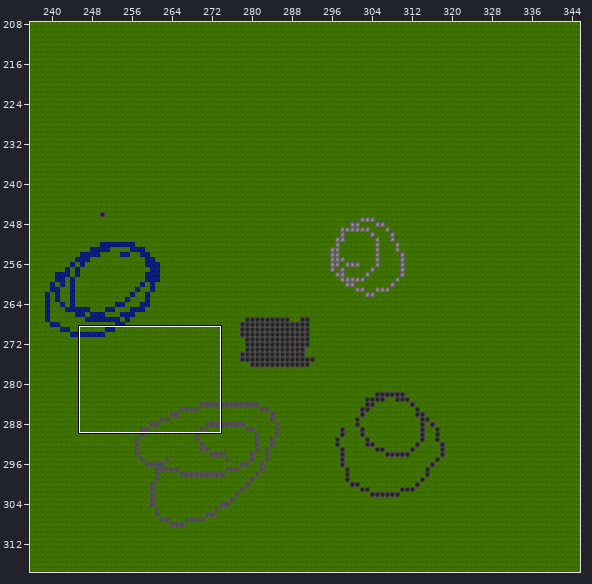
Level history. Tiled map: client/assets/custommaps/default.tmx. The first picture is a wide view before the edit; the outline marks the close-up.
Close-up. The starting point:
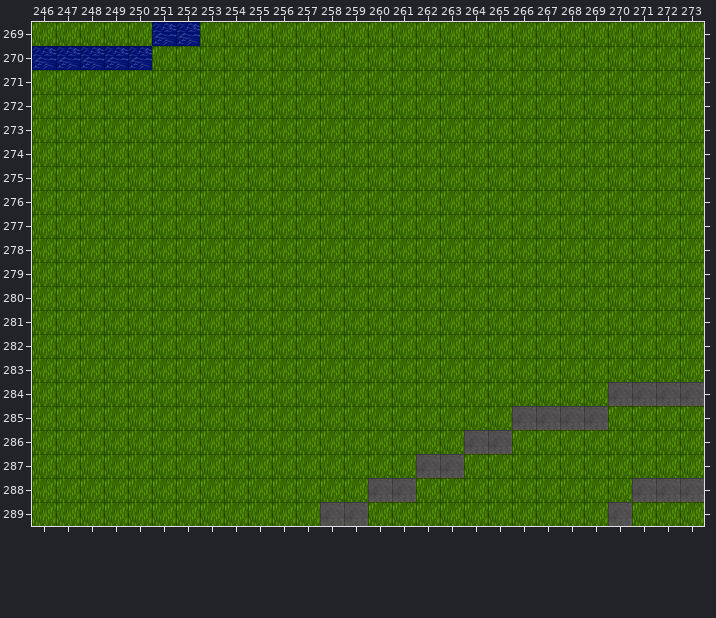
Cells are 40x40 px. Shown: x 246..273, y 269..289. The commit also changed other parts of the map, which this record leaves out.
After:
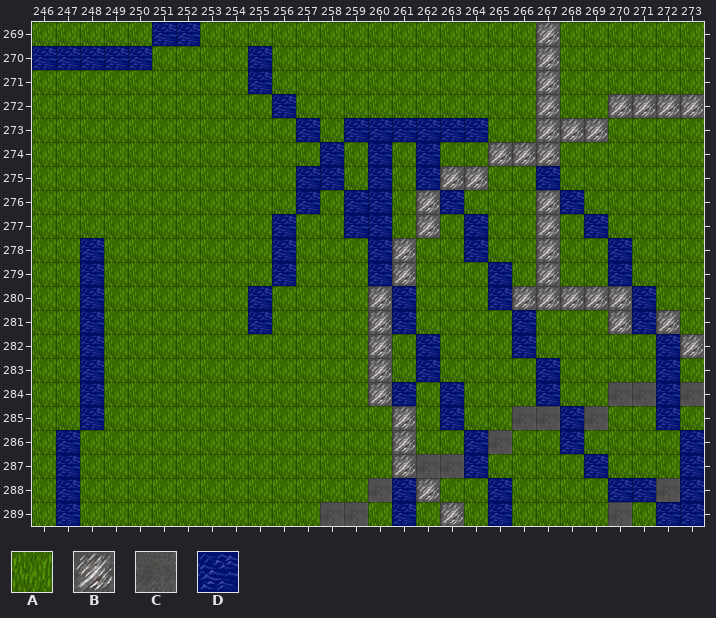
Key: from "tilemap": A 1, B 2, C 3, D 4.
_ is an empty cell.
Change:
Layer "Ground":
Tile A becomes tile B in rows 269 to 271 at x 267; in row 272 at x 267 and 270 to 273; in row 273 at x 267 to 269; in row 274 at x 265 to 267; in row 275 at x 263 to 264; in rows 276 to 277 at x 262 and 267.
Tile A becomes tile B in rows 278 to 279 at x 261 and 267; in row 280 at x 260 and 266 to 270; in row 281 at x 260, 270 and 272; in row 282 at x 260 and 273; in rows 283 to 284 at x 260; in rows 285 to 287 at x 261.
Tile A becomes tile B in row 288 at x 262; in row 289 at x 263.
Tile A becomes tile D in rows 270 to 271 at x 255; in row 272 at x 256; in row 273 at x 257 and 259 to 264; in row 274 at x 258, 260 and 262; in row 275 at x 257 to 258, 260, 262 and 267; in row 276 at x 257, 259 to 260, 263 and 268.
Tile A becomes tile D in row 277 at x 256, 259 to 260, 264 and 269; in row 278 at x 248, 256, 260, 264 and 270; in row 279 at x 248, 256, 260, 265 and 270; in row 280 at x 248, 255, 261, 265 and 271; in row 281 at x 248, 255, 261, 266 and 271; in row 282 at x 248, 262, 266 and 272.
Tile A becomes tile D in row 283 at x 248, 262, 267 and 272; in row 284 at x 248, 261, 263 and 267; in row 285 at x 248, 263 and 272; in row 286 at x 247, 268 and 273; in row 287 at x 247, 264, 269 and 273; in row 288 at x 247, 265 and 270.
Tile A becomes tile D in row 289 at x 247, 261, 265 and 272 to 273.
Tile C becomes tile D in row 284 at x 272; in row 285 at x 268; in row 286 at x 264; in row 288 at x 261, 271 and 273.
Changed places in both close-ups, as pixel boxes (x1, y1, x2, y2):
changed: (248, 22, 704, 526)
changed: (56, 238, 104, 526)
